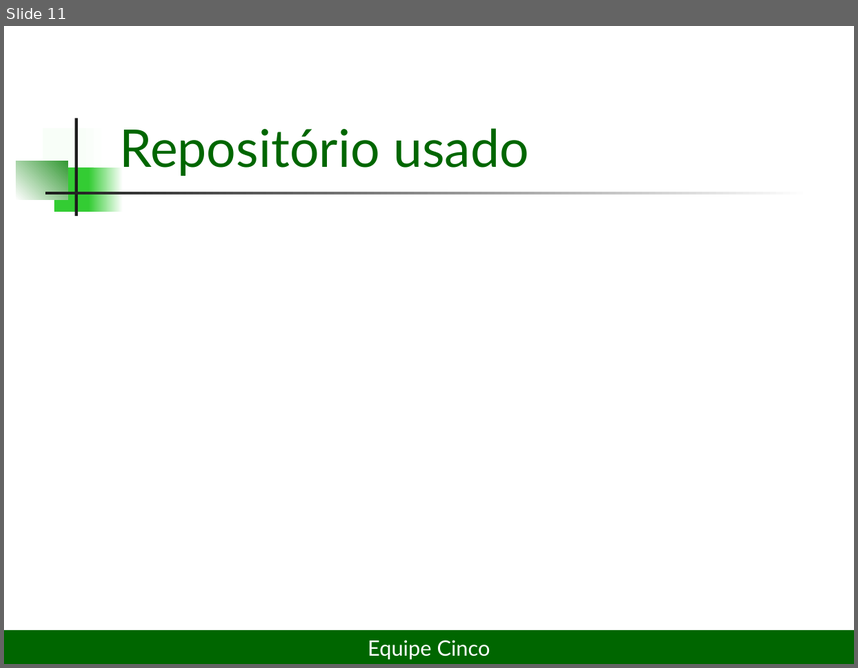
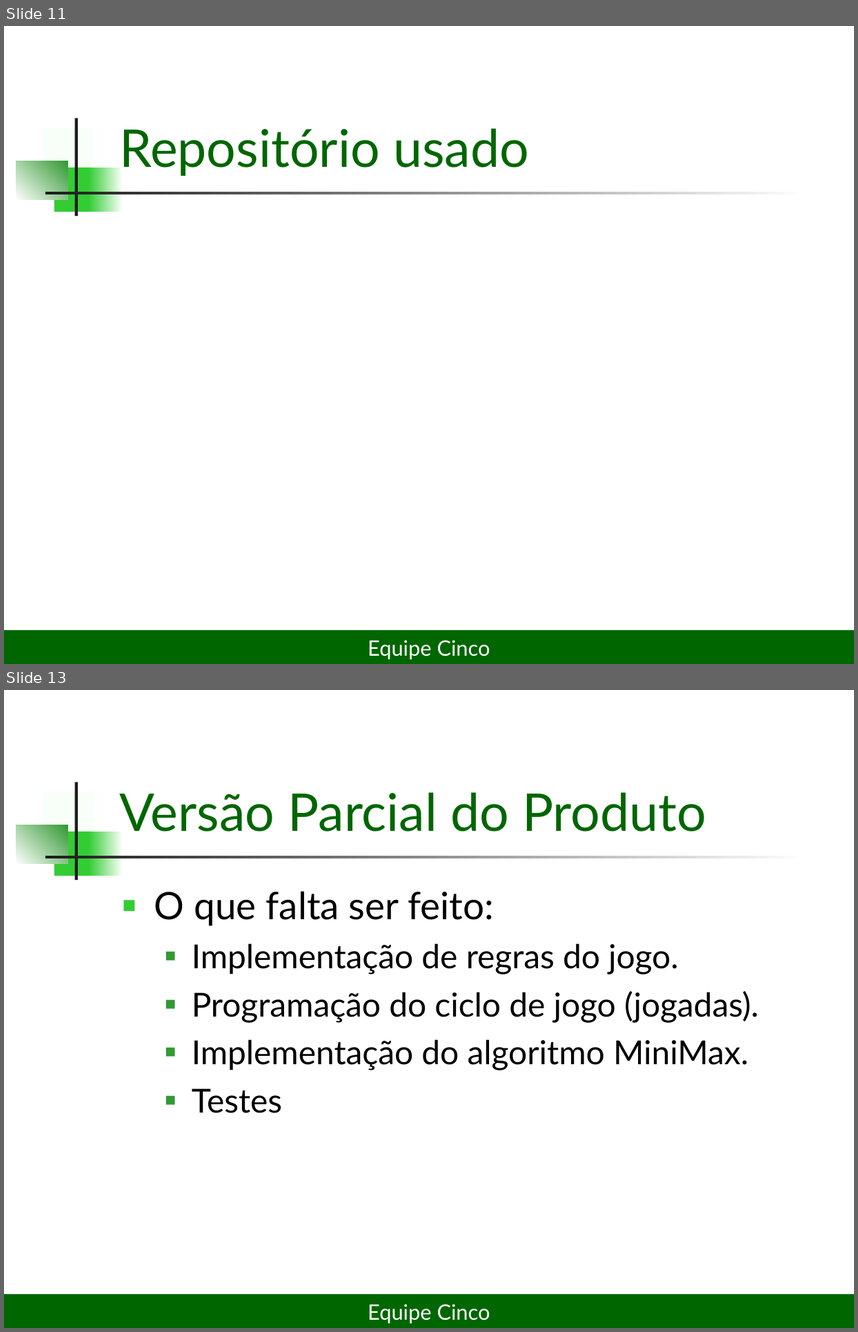
Before and after one commit to lDarthKill/xadrez-es2-compuff, a slide deck: Documentos/Projeto Xadrez2seminário.ppt. Shown one above the other, each under a label of ours: slide 11 before the commit, slides 11 and 13 after it; the slides between them are not shown. The pictures are 858x668 and 858x1332 pixels, drawn with LibreOffice and Linux fonts; fonts in the diff are those of the drawing. Boxes give left, top, right and bottom in pixels: in the first picture for what was removed or moved away, otherwise in the second. Text is boxed around its words. In the diff, an @@ line names an element or a change of style, - is before the commit and + after.

```diff
--- a/Documentos/Projeto Xadrez2seminário.ppt
+++ b/Documentos/Projeto Xadrez2seminário.ppt
@@ slide 13 added at [4,690,854,1328], background #FFFFFF; not listed: 7 template elements that a slide beside it also shows @@
@@ title added at [119,792,706,831], 44 pt, text #006600 @@
+Versão Parcial do Produto
@@ text added at [154,891,759,1113], 28 pt, text #000000 @@
+■ O que falta ser feito:
+  ■ Implementação de regras do jogo.
+  ■ Programação do ciclo de jogo (jogadas).
+  ■ Implementação do algoritmo MiniMax.
+  ■ Testes
@@ rectangle added at [4,1294,854,1328], fill #006600, 18 pt, text #FFFFFF @@
+Equipe Cinco
```
Also in this commit, not shown: 1 slide changed, 1 other slide added.
